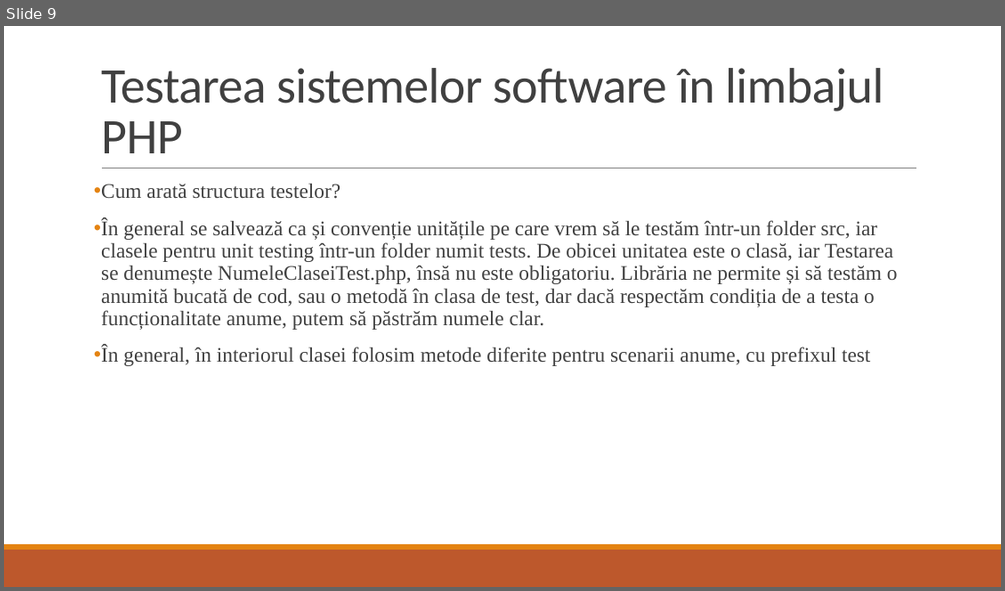
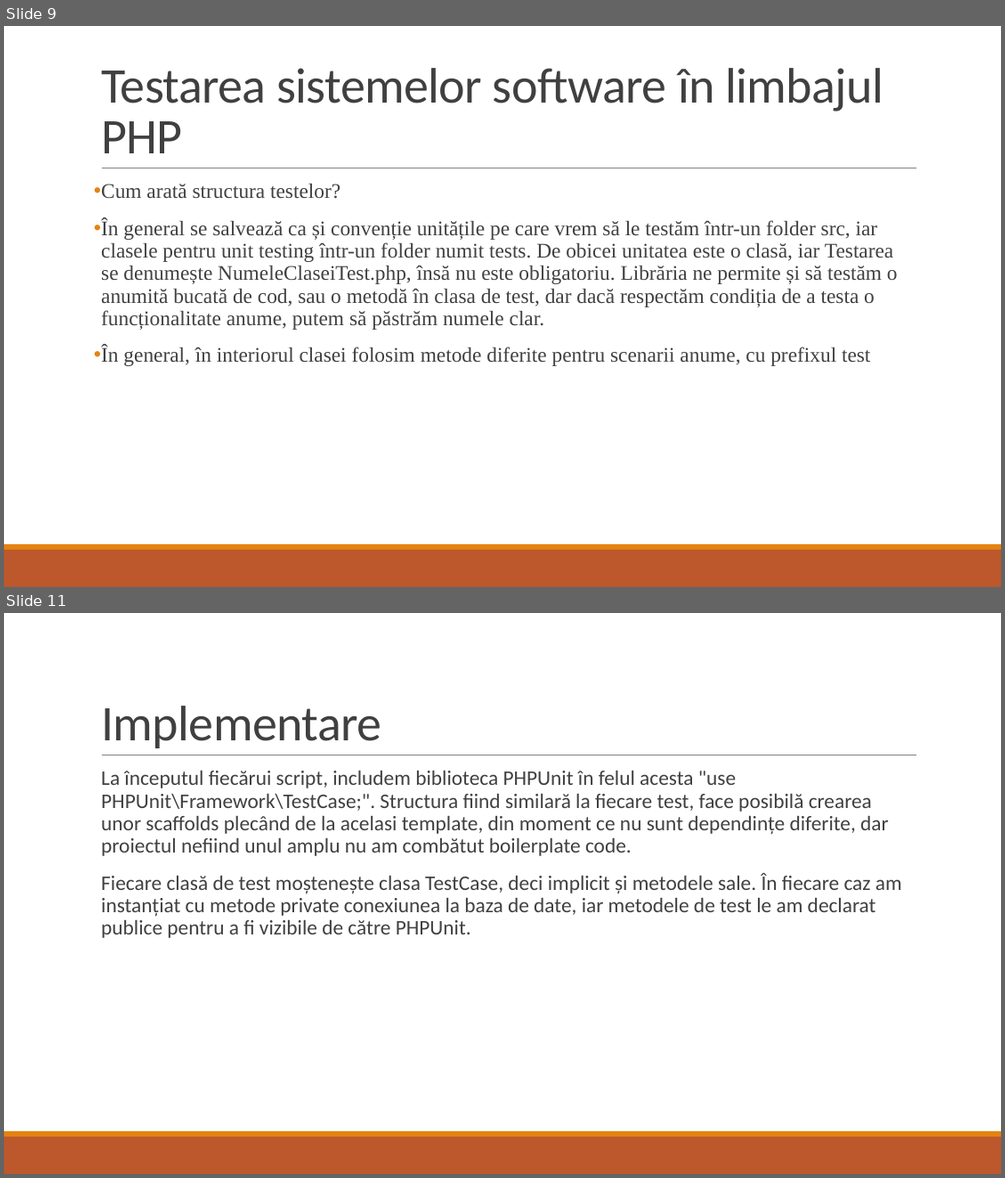
Before and after one commit to vladth01/Tema_5_TSS_Gavrila_Vlad-Theodor_si_Dorian_Istrate, a slide deck: Tema 5.pptx. Shown one above the other, each under a label of ours: slide 9 before the commit, slides 9 and 11 after it; the slides between them are not shown. The pictures are 1005x591 and 1005x1178 pixels, drawn with LibreOffice and Linux fonts; fonts in the diff are those of the drawing. Boxes give left, top, right and bottom in pixels: in the first picture for what was removed or moved away, otherwise in the second. Text is boxed around its words. In the diff, an @@ line names an element or a change of style, - is before the commit and + after.

```diff
--- a/Tema 5.pptx
+++ b/Tema 5.pptx
@@ slide 11 added at (4,613,1001,1174), background #FFFFFF; not listed: 3 template elements that a slide beside it also shows @@
@@ title added at (101,706,381,748), 48 pt, text #404040 @@
+Implementare
@@ text added at (101,771,902,938), 20 pt, text #404040 @@
+  La începutul fiecărui script, includem biblioteca PHPUnit în felul acesta "use PHPUnit\Framework\TestCase;". Structura fiind similară la fiecare test, face posibilă crearea unor scaffolds plecând de la acelasi template, din moment ce nu sunt dependințe diferite, dar proiectul nefiind unul amplu nu am combătut boilerplate code.
+  Fiecare clasă de test moștenește clasa TestCase, deci implicit și metodele sale. În fiecare caz am instanțiat cu metode private conexiunea la baza de date, iar metodele de test le am declarat publice pentru a fi vizibile de către PHPUnit.
```
Also in this commit, not shown: 5 other slides added, 4 other files.
